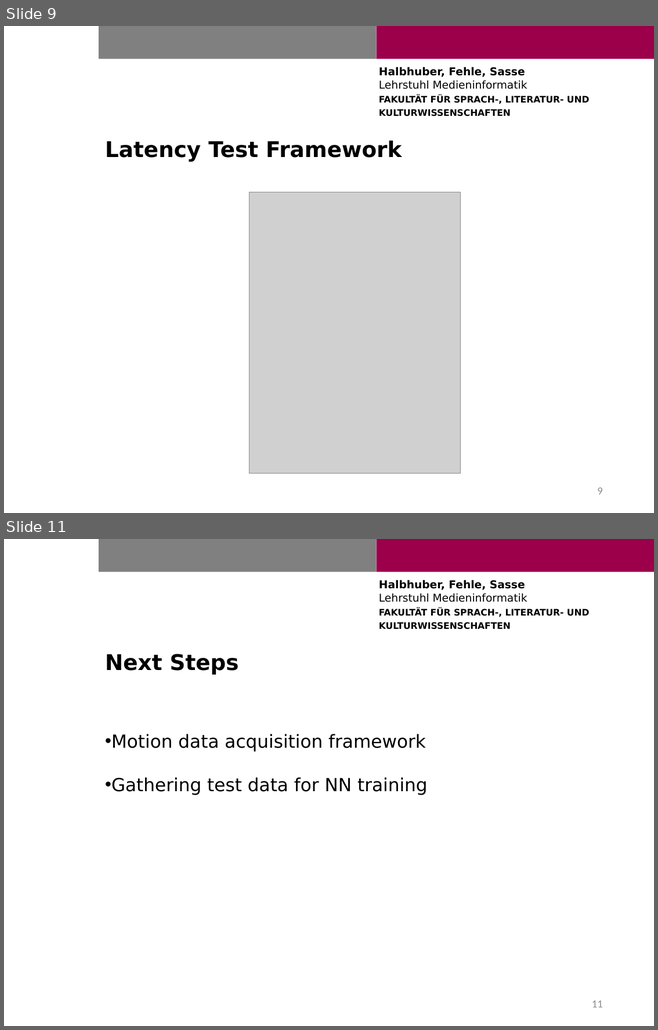
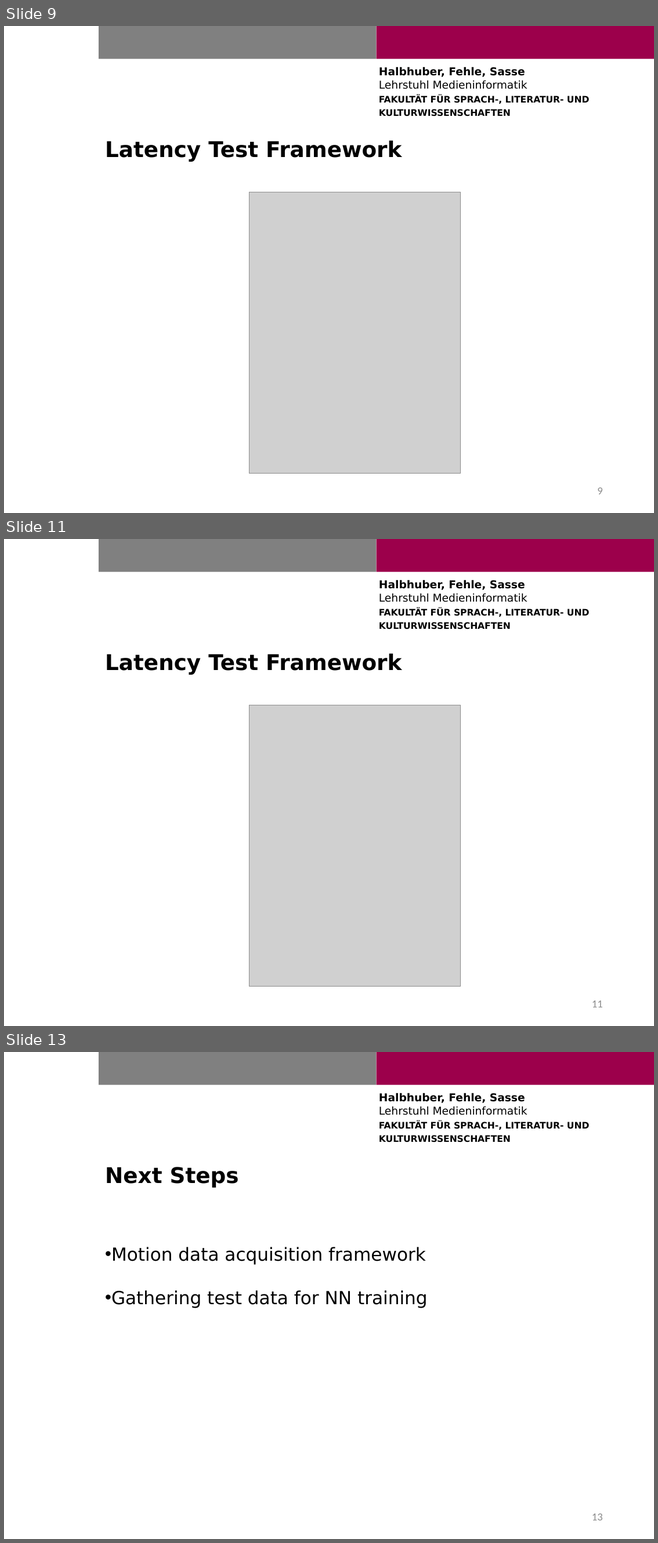
Before and after one commit to Cele3x/practical-seminar, a slide deck: 02-status-reports/20190606/fehle_halbhuber_sasse_predict_vr_movement.pptx. Shown one above the other, each under a label of ours: slides 9 and 11 before the commit, slides 9, 11 and 13 after it; the slides between them are not shown. The pictures are 658x1030 and 658x1543 pixels, drawn with LibreOffice and Linux fonts; fonts in the diff are those of the drawing; grey boxes stand for pictures; background and template pictures are left out. Boxes give left, top, right and bottom in pixels: in the first picture for what was removed or moved away, otherwise in the second. Text is boxed around its words. In the diff, an @@ line names an element or a change of style, - is before the commit and + after.

```diff
--- a/02-status-reports/20190606/fehle_halbhuber_sasse_predict_vr_movement.pptx
+++ b/02-status-reports/20190606/fehle_halbhuber_sasse_predict_vr_movement.pptx
@@ slide 11 added at (4,539,654,1026), background #FFFFFF; not listed: 3 template elements that a slide beside it also shows @@
@@ title added at (105,653,401,675), 24 pt, text #000000, bold @@
+Latency Test Framework
@@ picture added at (249,705,460,987) @@
@@ page number added at (592,1001,603,1008), 12 pt, text #8C8C8C @@
+11
@@ what was slide 11 is now slide 13 @@
@@ page number at (592,1514,603,1521): text changed @@
-11
+13
```
Also in this commit, not shown: 1 slide changed, 1 other slide added.
